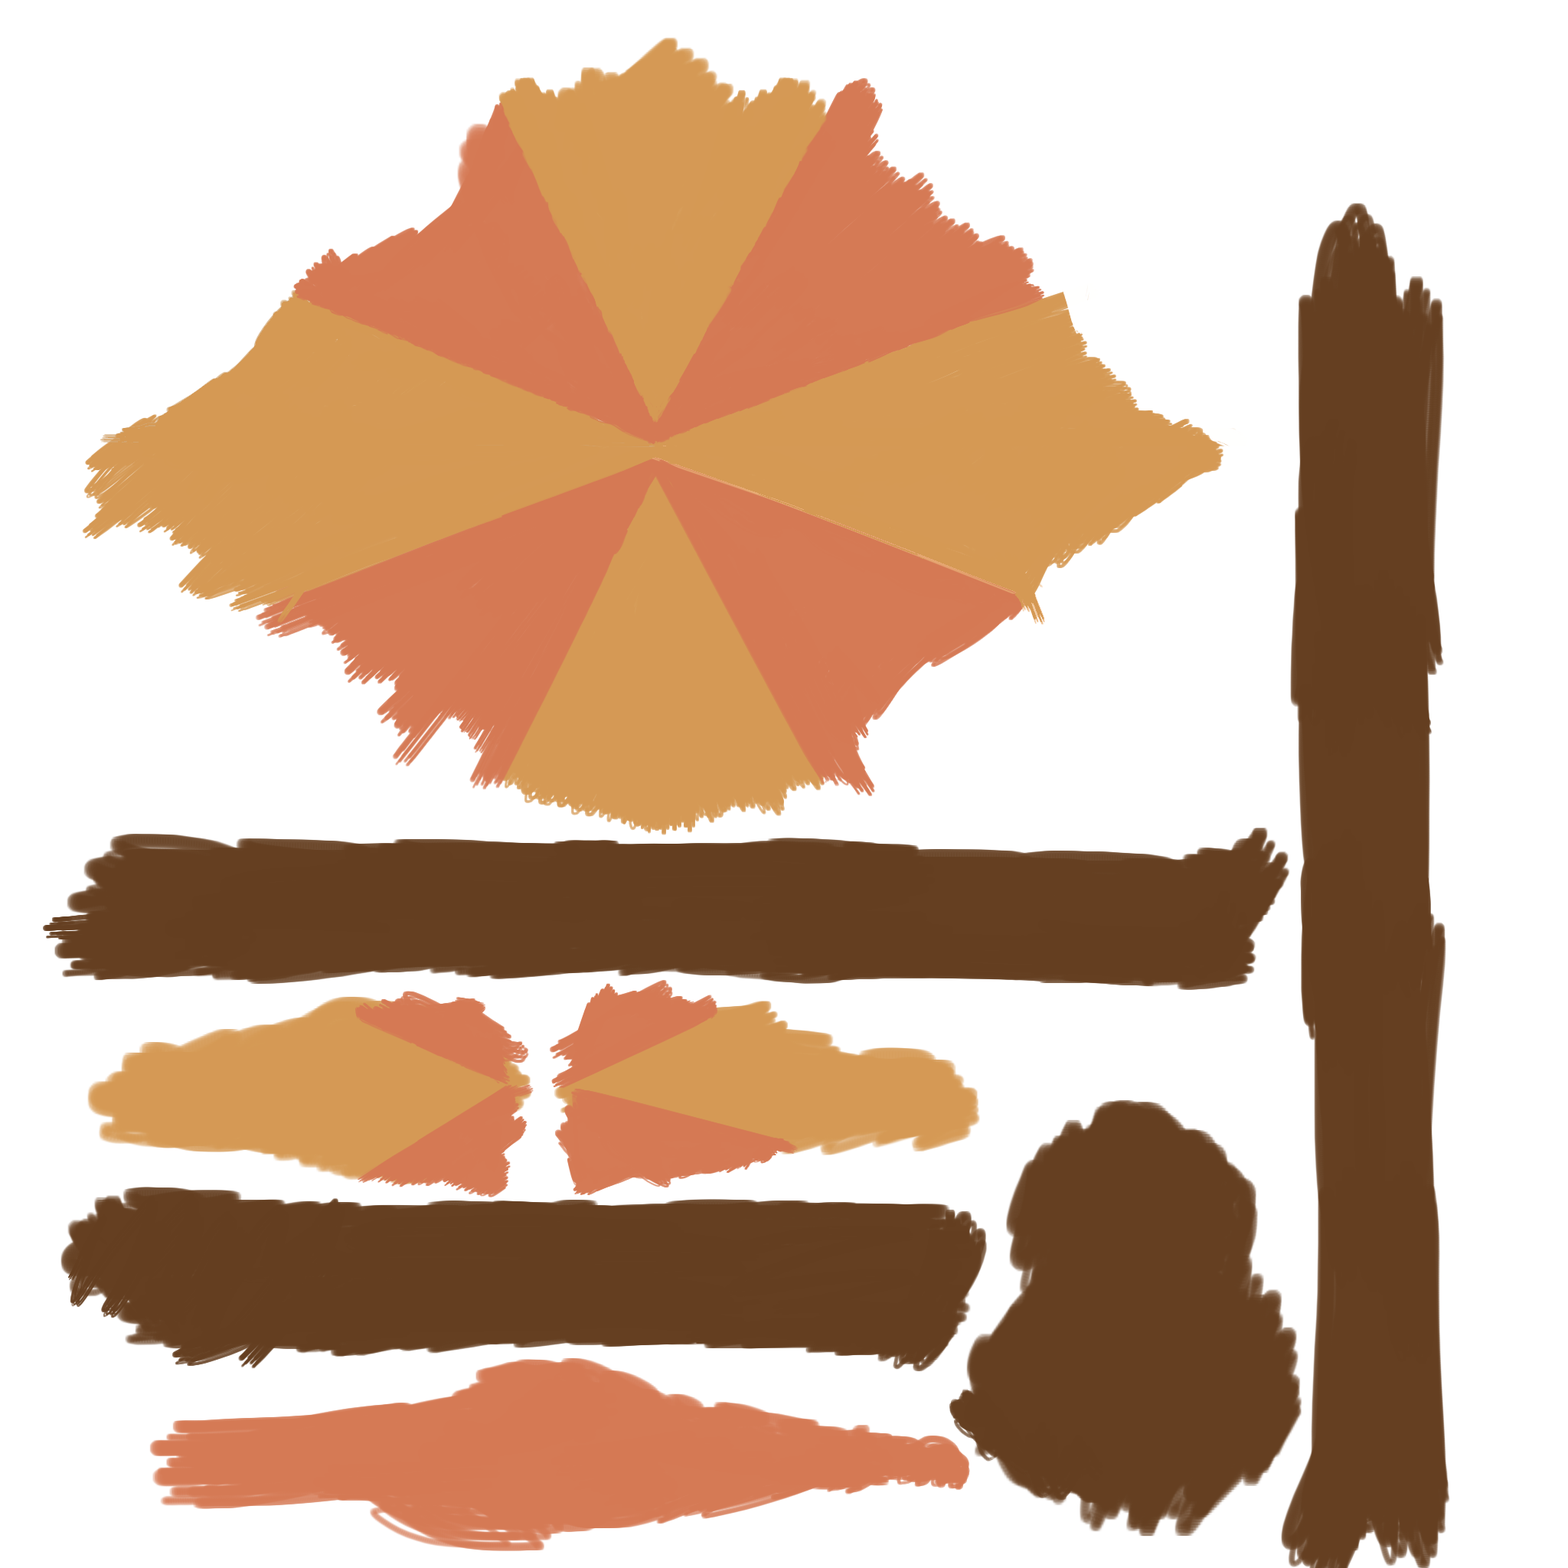
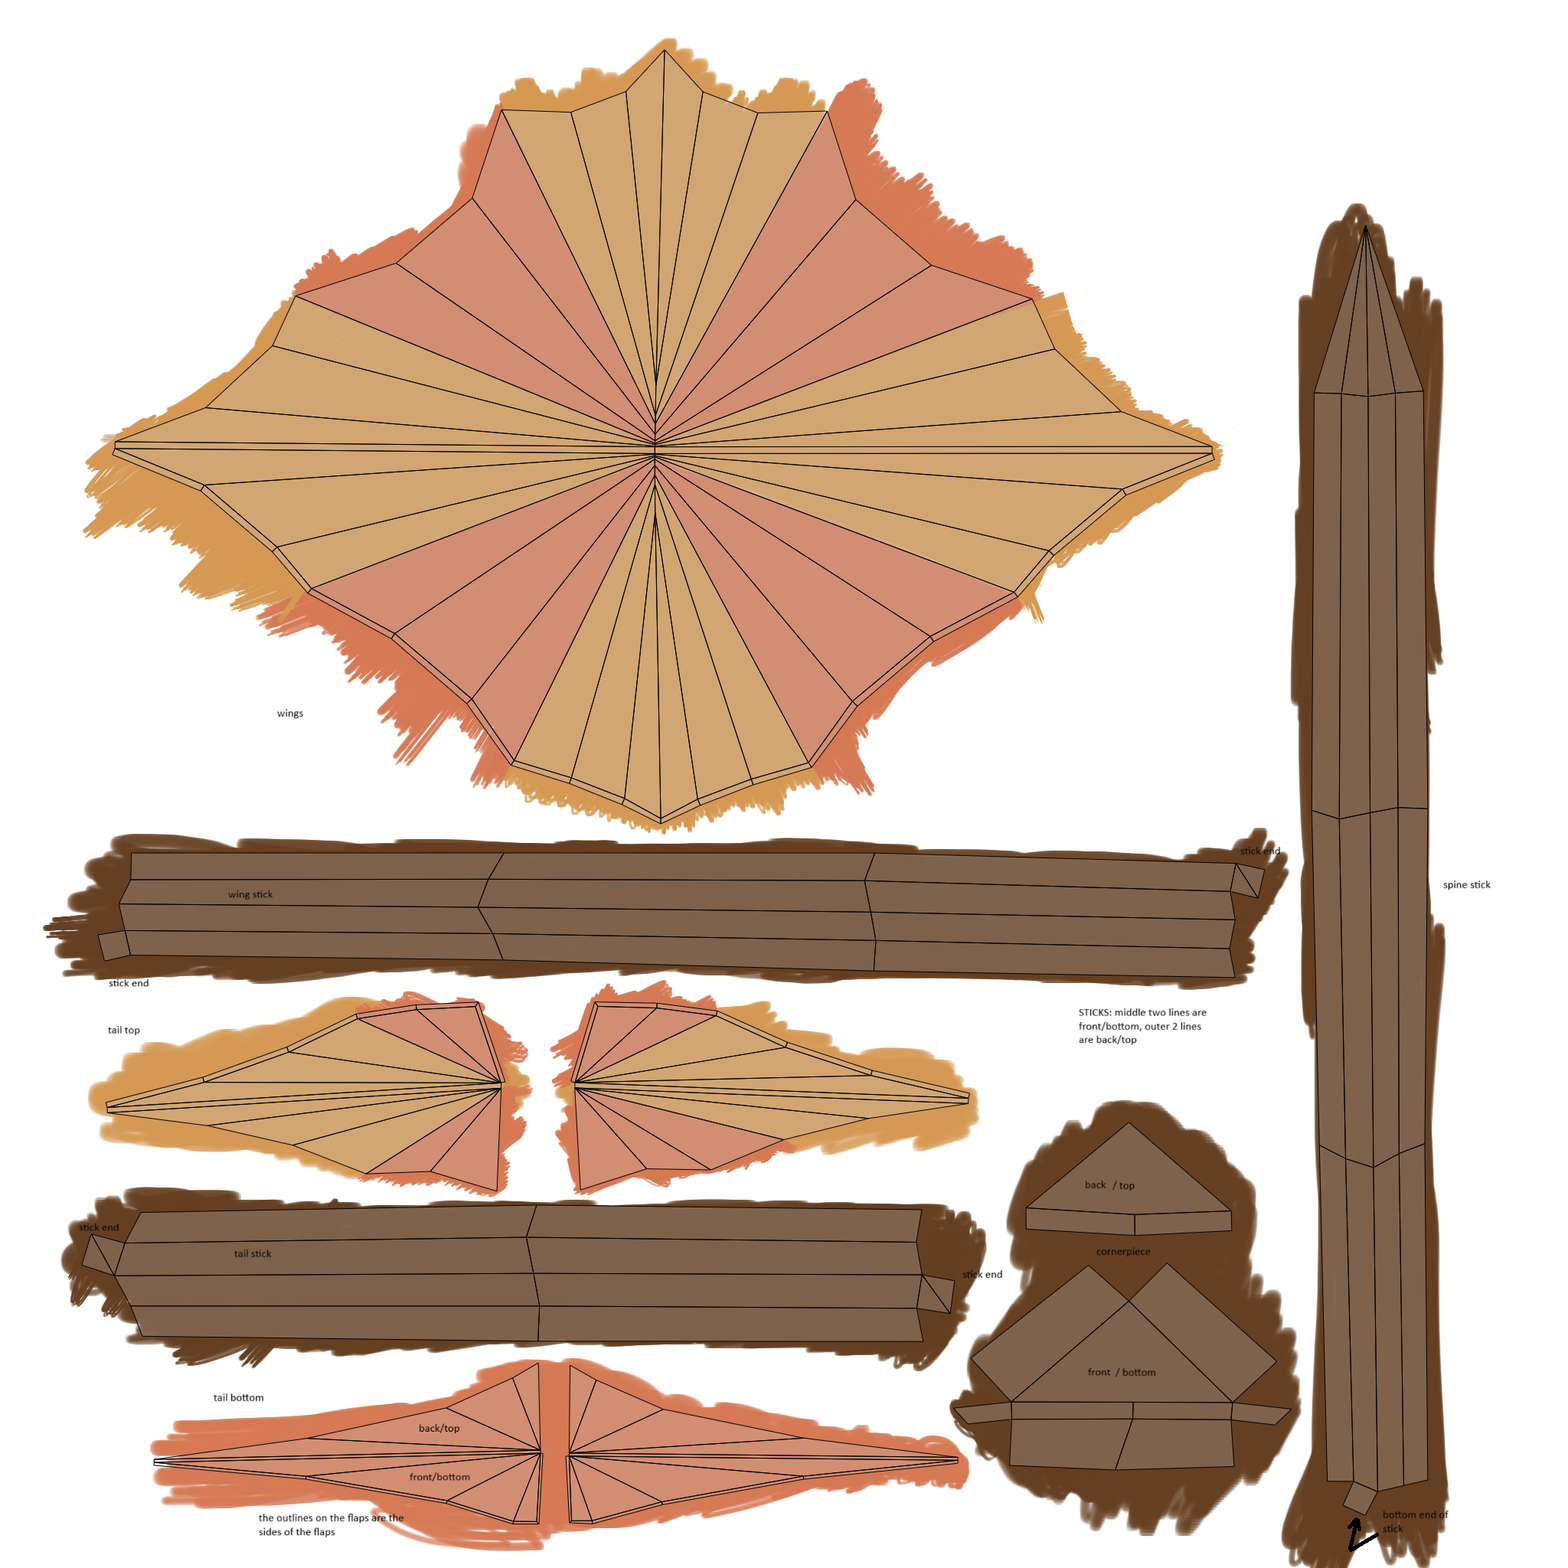
The second 1568 x 1568 image is a revision of the first. Changes to its layers:
showed "Background" over [78, 49, 1492, 1552]